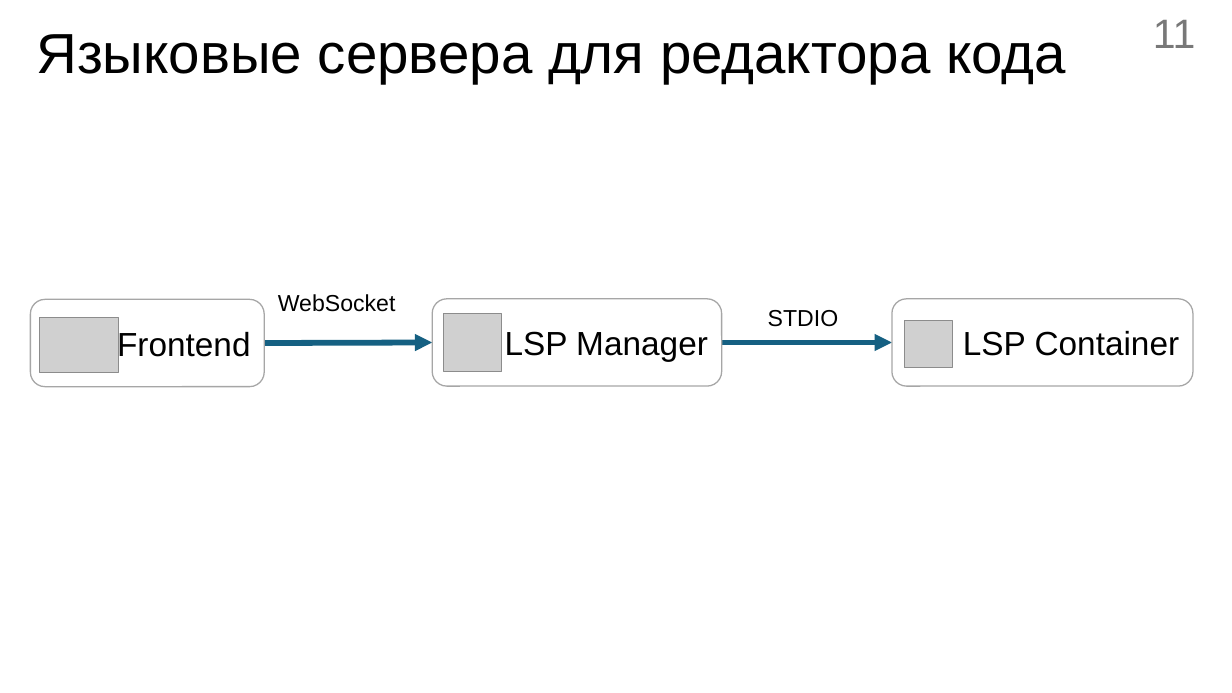
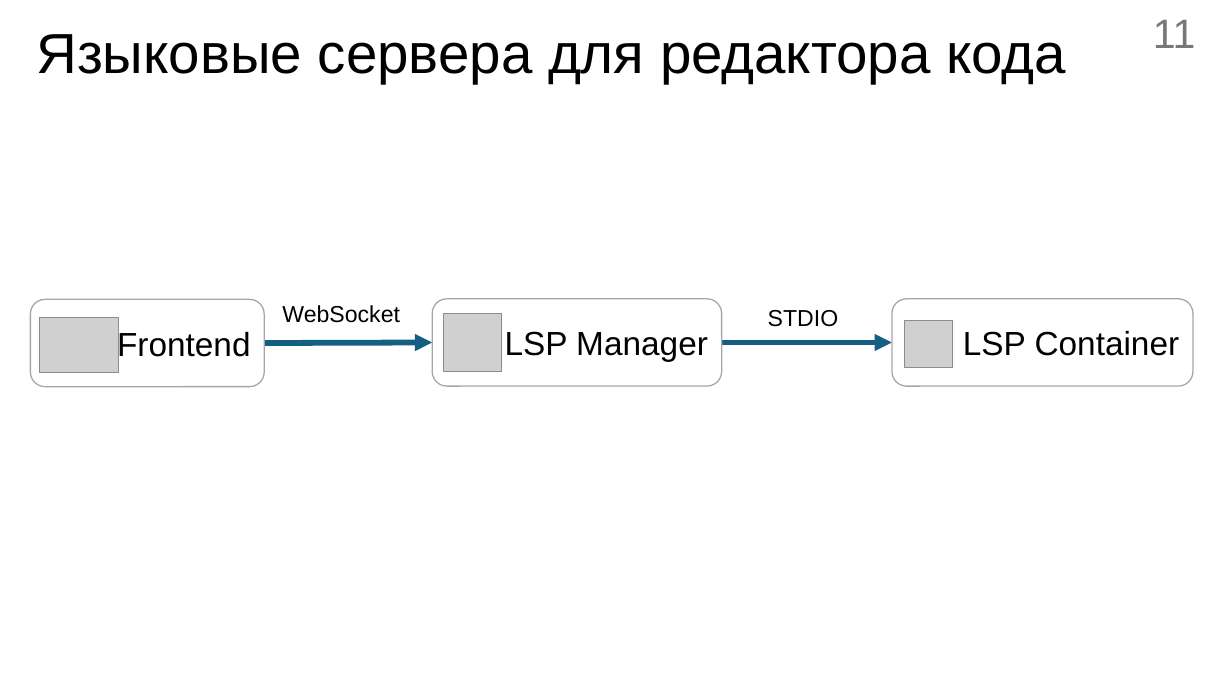
Before and after one commit to kemper0110/supreme-code, a slide deck: slide 11 of docs/6k/diploma/prez/prez2.pptx. Drawn at 1232x693 pixels with LibreOffice and Linux fonts; fonts in the diff are those of the drawing; grey boxes stand for pictures. Boxes give left, top, right and bottom in pixels: in the first picture for what was removed or moved away, otherwise in the second. Text is boxed around its words. In the diff, an @@ line names an element or a change of style, - is before the commit and + after.

```diff
--- a/docs/6k/diploma/prez/prez2.pptx
+++ b/docs/6k/diploma/prez/prez2.pptx
@@ text "WebSocket": place and size @@
-text "WebSocket" at (278, 294, 396, 312)
+text "WebSocket" at (282, 305, 400, 323)
```
Also in this commit, not shown: 3 other slides changed, 11 other files.
